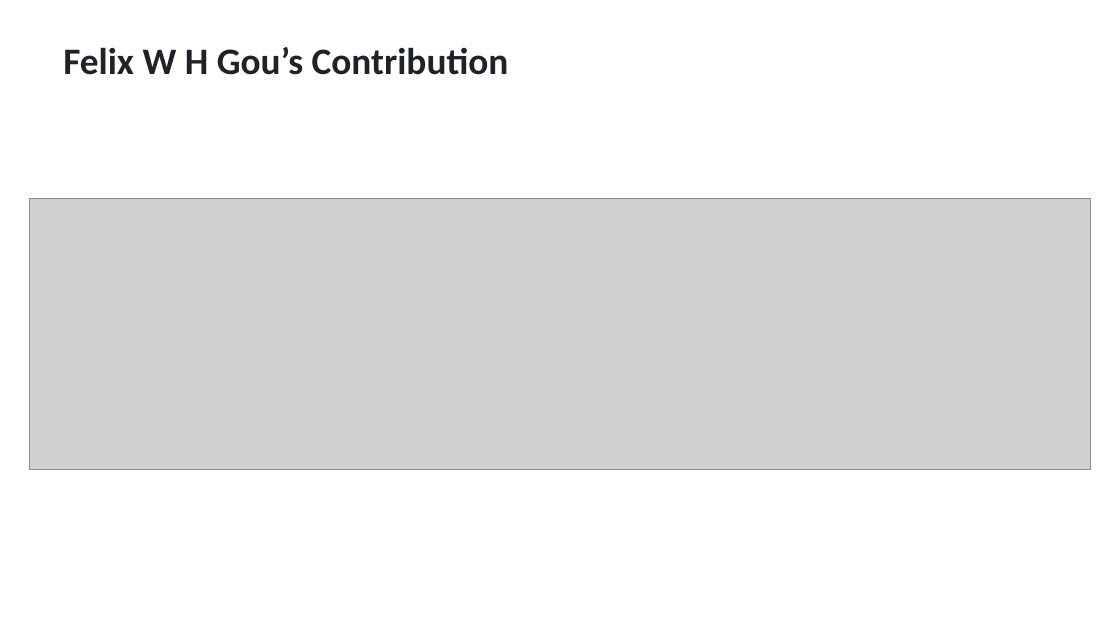
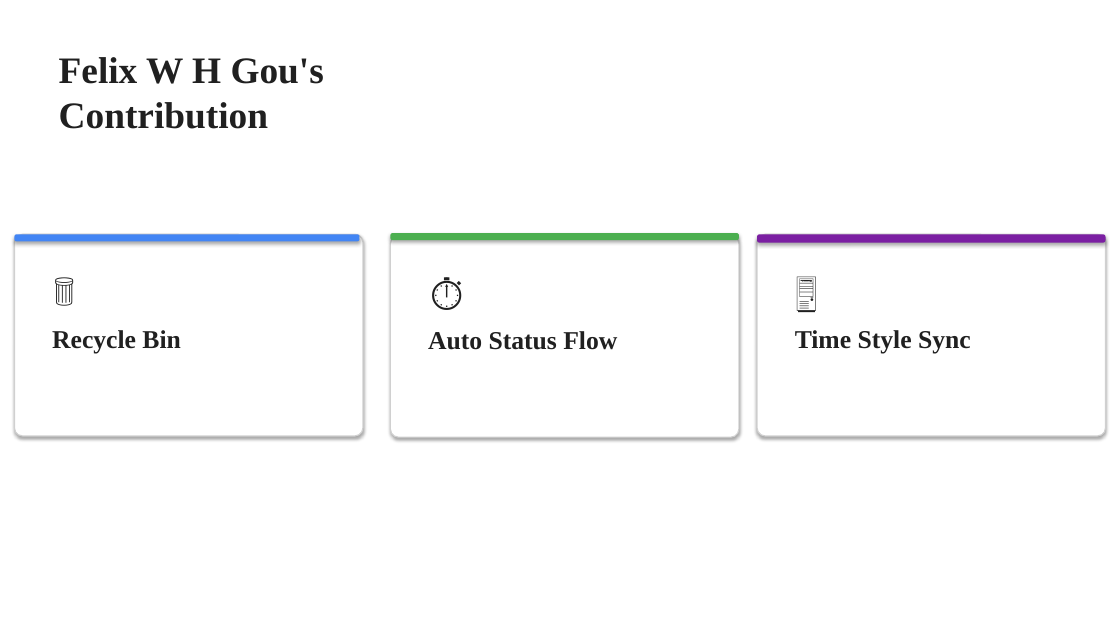
Before and after one commit to Neueda-Learning/Six, a slide deck: slide 9 of Payments-Processing-Presentation.pptx (slide 11 before the commit). Drawn at 1120x630 pixels with LibreOffice and Linux fonts; fonts in the diff are those of the drawing; grey boxes stand for pictures. Boxes give left, top, right and bottom in pixels: in the first picture for what was removed or moved away, otherwise in the second. Text is boxed around its words. In the diff, an @@ line names an element or a change of style, - is before the commit and + after.

```diff
--- a/Payments-Processing-Presentation.pptx
+++ b/Payments-Processing-Presentation.pptx
@@ text at (x1=59, y1=57, x2=324, y2=129): text changed; font Calibri to Times New Roman; text colour #1F2329 to #202020 @@
-Felix W H Gou’s Contribution
+Felix W H Gou's Contribution
@@ picture removed at (x1=29, y1=198, x2=1091, y2=470) @@
@@ group added at (x1=14, y1=233, x2=1106, y2=437): 6 rounded rectangles, 6 texts @@
+🗑
+Recycle Bin
+🖥
+Time Style Sync
+⏱
+Auto Status Flow
```
Also in this commit, not shown: 9 other slides changed, 4 slides added, 5 slides removed.
